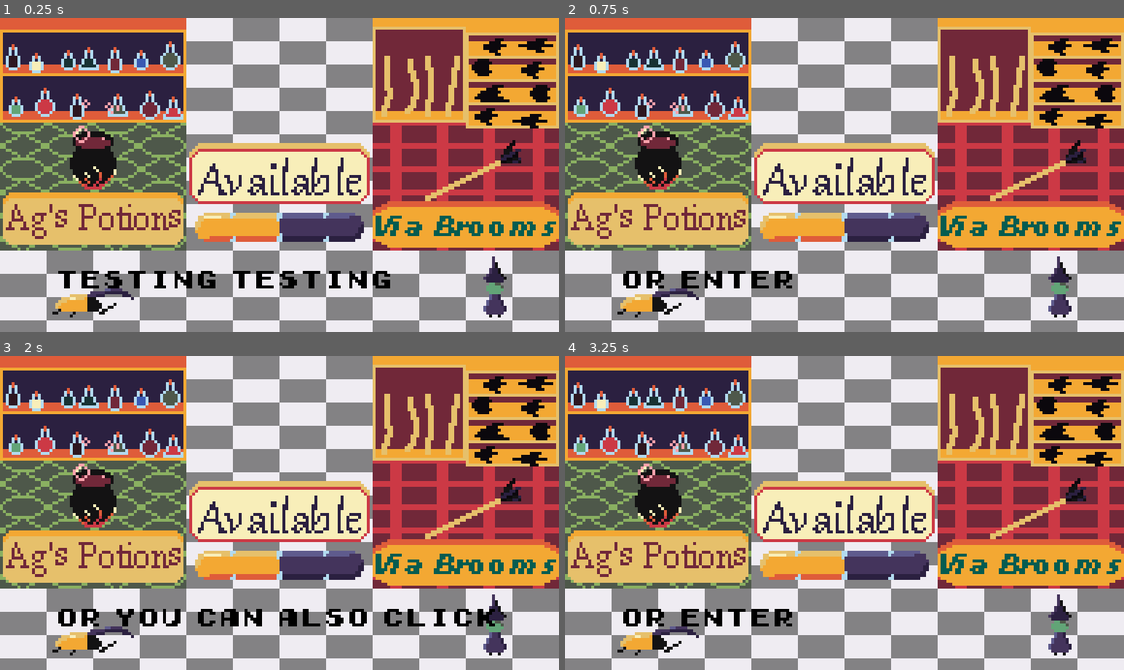
Above: before the commit, frames 1-4 (two rows, left to right).
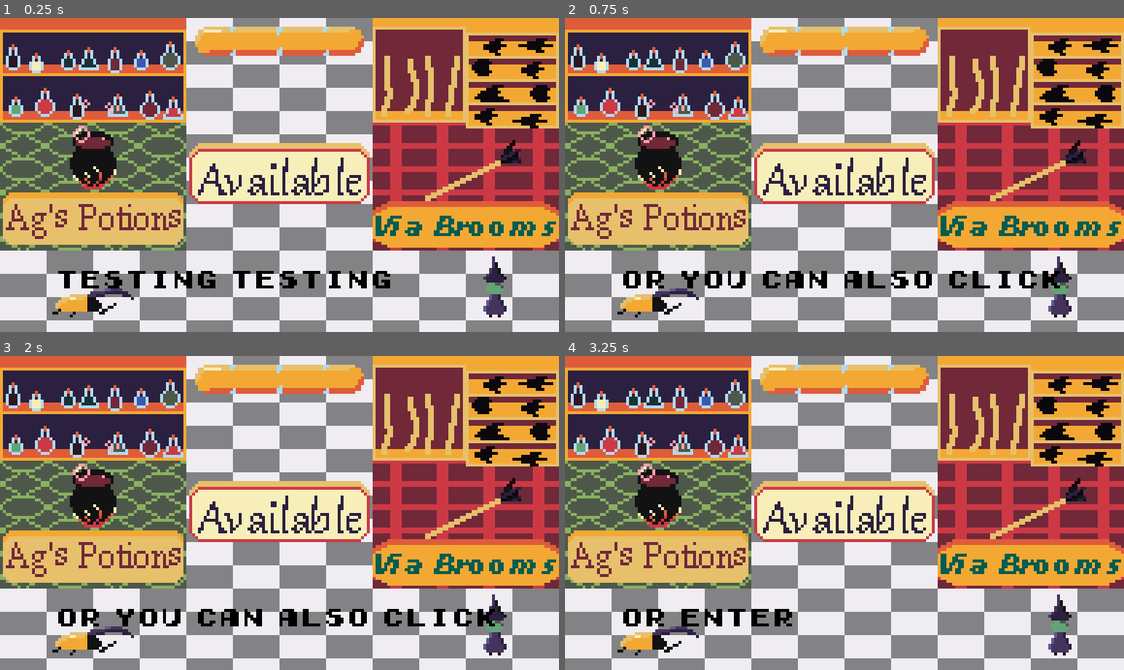
Above: after the commit, the same moments.

Repository: ololili/MusicGame
Game: Godot game, scene res://Code/Main/main.tscn
Same seed, same stepped clock (60 frames per second), same inputs: the game is played once before the commit and once after it.
Inputs:
- Up to frame 1 (0.25 s): no input
- Up to frame 2 (0.75 s): tap Enter at 0.5 s; tap Space (button) at 0.6 s
- Up to frame 3 (2 s): tap Space (button) at 1.25, 1.35 s
- Up to frame 4 (3.25 s): tap Enter at 2 s; tap Space (button) at 2.1, 2.75, 2.85 s

The runs differ from the first frame. In frame 1, 5.4% of the frame differs, in the area x 34-66%, y 2-72%; in frame 2, 7.0%, in the area x 20-89%, y 2-87%; in frame 3, 5.4%; in frame 4, 5.4%.

Commit message:
Added a lot more songs.

Diff:
--- a/src/Code/Animation/Actors/Scripts/beetle.gd
+++ b/src/Code/Animation/Actors/Scripts/beetle.gd
@@ -2,9 +2,9 @@
 
 
 @export var power: Power = null
-@export var cooldown_fraction: float = 0.5
+@export var cooldown_fraction: float = 0.25
 
-var shield: PackedScene = preload("res://Code/Animation/Actors/shield.tscn")
+var shield: PackedScene = preload("res://Code/Animation/Actors/fast_shield.tscn")
 var projectile: PackedScene = preload("res://Code/Animation/Actors/my_projectile.tscn")
 var current_shield: Node2D
 var cooldown: float = 0.0
@@ -18,14 +18,15 @@
 func _process(delta):
 	if cooldown > 0:
 		cooldown -= delta
-	else:
-		if Globals.is_fighting:
-			if Input.is_action_just_pressed("button"):
+	if Globals.is_fighting:
+		if Input.is_action_just_pressed("button"):
+			if cooldown <= 0:
 				make_shield()
-			if Input.is_action_just_released("button"):
-				attack()
-				if is_instance_valid(current_shield):
-					current_shield.queue_free()
+				cooldown = max_cooldown
+		if Input.is_action_just_released("button"):
+			# attack()
+			if is_instance_valid(current_shield):
+				current_shield.queue_free()
 
 func attack():
 	$ChargeSprite.visible = false
@@ -45,7 +46,7 @@
 	current_shield = shield.instantiate()
 	current_shield.global_position = $ShieldPosition.global_position
 	add_sibling(current_shield)
-	current_shield.start()
+	# current_shield.start()
 
 
 func play_animation():
@@ -56,4 +57,5 @@
 	max_cooldown = cooldown_fraction * Globals.max_time_to_beat
 
 func _on_globals_has_beaten():
-	play_animation()
+	set_max_cooldown()
+	# play_animation()
--- a/src/Code/Animation/Actors/Scripts/enemy_projectile.gd
+++ b/src/Code/Animation/Actors/Scripts/enemy_projectile.gd
@@ -17,10 +17,16 @@
 
 func _ready():
 	$MyAnimationPlayer.play("startup")
-	Globals.has_beaten.connect(_on_globals_has_beaten)
 	Globals.stopped_fighting.connect(_on_globals_stopped_fighting)
 	beetle = get_parent().get_node("Beetle")
 	set_velocity()
+
+	var timer = Timer.new()
+	timer.wait_time = Globals.max_time_to_beat
+	timer.timeout.connect(_on_timer_timeout)
+	timer.timeout.connect(timer.queue_free)
+	add_child(timer)
+	timer.start()
 
 func _process(delta):
 	if is_moving:
@@ -31,7 +37,7 @@
 func _on_globals_stopped_fighting():
 	queue_free()
 
-func _on_globals_has_beaten():
+func _on_timer_timeout():
 	if not is_moving:
 		is_moving = true
 	play_animation()
@@ -54,11 +60,11 @@
 
 func _on_area_entered(area):
 	if area.name == "Beetle":
-		Globals.deal_damage(-1 * power.level)
+		Globals.deal_damage(-1 * power.fraction * 5)
 		queue_free()
 	else:
 		power.change_fraction(-1 * area.power.fraction)
-		beetle.add_power(area.power.fraction)
+		# beetle.add_power(area.power.fraction)
 		if power.level == 0:
 			queue_free()
 		else:
--- /dev/null
+++ b/src/Code/Animation/Actors/Scripts/fast_shield.gd
@@ -0,0 +1,33 @@
+extends Area2D
+
+
+# The fast shield is always created at max power
+# I remains at max power shortly and then quickly degrades
+# The animation tells me when it starts to degrade
+# It should be killed by the end of the animation one beat in length
+# It should time how long it has been alive and then figure out how much longer it lives.
+
+@export var power: Power = null
+var lifetime: float = 0.0
+var is_degrading: bool = false
+var degradation: float
+
+
+func _ready():
+	power.set_fraction(1.0)
+	lifetime = 0.0
+	is_degrading = false
+	$MyAnimationPlayer.start()
+
+func _process(delta):
+	lifetime += delta
+	if is_degrading:
+		power.change_fraction(-1 * degradation * delta)
+		if power.level == 0:
+			queue_free()
+
+
+func start_degrading():
+	is_degrading = true
+	var remaining_life = Globals.max_time_to_beat - lifetime
+	degradation = 1 / remaining_life
--- a/src/Code/Animation/Actors/Scripts/witch.gd
+++ b/src/Code/Animation/Actors/Scripts/witch.gd
@@ -26,15 +26,37 @@
 			is_cooling_down = false
 		var ran = randf()
 		if attack_chance > ran:
-			attack_once()
+			attack_sequence(int(attack_chance / ran))
 			attack_chance = 0
 			is_cooling_down = true
 
-func attack_once():
+func attack_once(spawn_pos):
 	var node: Node2D = projectile.instantiate()
 
-	var spawn_pos: Vector2 = $SpawnPosition.global_position
-	spawn_pos.x += randf_range(-10, 10)
-	spawn_pos.y += randf_range(-10, 10)
+
 	node.global_position = spawn_pos
 	add_sibling(node)
+
+func attack_sequence(num_attacks: int):
+	var i = 0
+	var spawn_pos: Vector2 = $SpawnPosition.global_position
+	var direction: Vector2 = Vector2()
+
+	while i < num_attacks:
+		direction.x = randf() - 0.5
+		direction.y = randf() - 0.5
+		direction = direction.normalized()
+		spawn_pos = spawn_pos + direction * 10
+		spawn_pos.x = min(max(spawn_pos.x, 112), 160)
+		spawn_pos.y = min(max(spawn_pos.y, 83), 104)
+		var timer = Timer.new()
+		timer.wait_time = Globals.max_time_to_beat / 2 * i + 0.01
+		timer.timeout.connect(attack_once.bind(spawn_pos))
+		timer.connect("timeout", timer.queue_free)
+		add_child(timer)
+		timer.start()
+
+		i += 1
+
+	# attack num_attacks number of times
+	#
--- a/src/Code/Animation/Actors/beetle.tscn
+++ b/src/Code/Animation/Actors/beetle.tscn
@@ -331,6 +331,7 @@
 collision_mask = 16
 script = ExtResource("1_17thw")
 power = SubResource("Resource_v3rt2")
+metadata/_edit_vertical_guides_ = [24.0]
 
 [node name="BeetleSprite" type="Sprite2D" parent="."]
 texture = ExtResource("1_0lcf4")
@@ -347,7 +348,7 @@
 script = ExtResource("2_vp1p0")
 
 [node name="ShieldPosition" type="Node2D" parent="."]
-position = Vector2(26, -4)
+position = Vector2(24, -4)
 
 [node name="ChargeSprite" type="Sprite2D" parent="."]
 visible = false
--- a/src/Code/Animation/Actors/enemy_projectile.tscn
+++ b/src/Code/Animation/Actors/enemy_projectile.tscn
@@ -130,6 +130,7 @@
 }
 
 [node name="EnemyProjectile" type="Area2D"]
+z_index = 1
 collision_layer = 16
 collision_mask = 5
 script = ExtResource("1_6ewe7")
--- /dev/null
+++ b/src/Code/Animation/Actors/fast_shield.tscn
@@ -0,0 +1,82 @@
+[gd_scene load_steps=10 format=3 uid="uid://c3xnsmurybo5p"]
+
+[ext_resource type="Texture2D" uid="uid://gmqv1jn6w2dp" path="res://Assets/Sprites/Actors/FastShield.png" id="1_j6stf"]
+[ext_resource type="Script" path="res://Code/Animation/Actors/Scripts/fast_shield.gd" id="1_vd3gd"]
+[ext_resource type="Script" path="res://Code/Main/Scripts/power_script.gd" id="2_ckk54"]
+[ext_resource type="Script" path="res://Code/Animation/Scripts/my_animation_player.gd" id="2_rmn6c"]
+
+[sub_resource type="Resource" id="Resource_1d755"]
+resource_local_to_scene = true
+script = ExtResource("2_ckk54")
+
+[sub_resource type="Animation" id="Animation_435ob"]
+length = 0.001
+tracks/0/type = "value"
+tracks/0/imported = false
+tracks/0/enabled = true
+tracks/0/path = NodePath("Sprite2D:frame")
+tracks/0/interp = 1
+tracks/0/loop_wrap = true
+tracks/0/keys = {
+"times": PackedFloat32Array(0),
+"transitions": PackedFloat32Array(1),
+"update": 1,
+"values": [0]
+}
+
+[sub_resource type="Animation" id="Animation_2m3ic"]
+resource_name = "standard"
+length = 0.6
+tracks/0/type = "value"
+tracks/0/imported = false
+tracks/0/enabled = true
+tracks/0/path = NodePath("Sprite2D:frame")
+tracks/0/interp = 1
+tracks/0/loop_wrap = false
+tracks/0/keys = {
+"times": PackedFloat32Array(0, 0.15, 0.55),
+"transitions": PackedFloat32Array(1, 1, 1),
+"update": 0,
+"values": [0, 0, 4]
+}
+tracks/1/type = "method"
+tracks/1/imported = false
+tracks/1/enabled = true
+tracks/1/path = NodePath(".")
+tracks/1/interp = 1
+tracks/1/loop_wrap = true
+tracks/1/keys = {
+"times": PackedFloat32Array(0.15),
+"transitions": PackedFloat32Array(1),
+"values": [{
+"args": [],
+"method": &"start_degrading"
+}]
+}
+
+[sub_resource type="AnimationLibrary" id="AnimationLibrary_lfr5h"]
+_data = {
+"RESET": SubResource("Animation_435ob"),
+"standard": SubResource("Animation_2m3ic")
+}
+
+[sub_resource type="ConcavePolygonShape2D" id="ConcavePolygonShape2D_1om17"]
+segments = PackedVector2Array(3, 12, 3, -2, 3, -2, -1, -9, -1, -9, -8, -12, -8, -12, -18, -14, -8, -12, -2, -3, -3, -3, -3, 12)
+
+[node name="FastShield" type="Area2D"]
+script = ExtResource("1_vd3gd")
+power = SubResource("Resource_1d755")
+
+[node name="Sprite2D" type="Sprite2D" parent="."]
+texture = ExtResource("1_j6stf")
+hframes = 5
+
+[node name="MyAnimationPlayer" type="AnimationPlayer" parent="."]
+libraries = {
+"": SubResource("AnimationLibrary_lfr5h")
+}
+script = ExtResource("2_rmn6c")
+
+[node name="CollisionShape2D" type="CollisionShape2D" parent="."]
+position = Vector2(8, 4)
+shape = SubResource("ConcavePolygonShape2D_1om17")
--- a/src/Code/Main/level.tscn
+++ b/src/Code/Main/level.tscn
@@ -13,6 +13,8 @@
 script = ExtResource("5_e8xkf")
 
 [node name="Node2D" type="Node2D"]
+metadata/_edit_vertical_guides_ = [64.0]
+metadata/_edit_horizontal_guides_ = [52.0]
 
 [node name="EmptyShop" parent="." instance=ExtResource("1_ftslm")]
 position = Vector2(96, 54)
@@ -33,6 +35,5 @@
 
 [node name="HeathBar" parent="." instance=ExtResource("7_kwmnw")]
 offset_left = 64.0
-offset_top = 64.0
 offset_right = 128.0
-offset_bottom = 80.0
+offset_bottom = 16.0
--- a/src/Code/Sound/Scripts/music_player.gd
+++ b/src/Code/Sound/Scripts/music_player.gd
@@ -21,7 +21,12 @@
 # If the external call is sounded again it should kick into the next battle song.
 
 func _ready():
-	start_intro()
+	var timer = Timer.new()
+	timer.wait_time = 0.1
+	timer.timeout.connect(start_intro)
+	timer.timeout.connect(timer.queue_free)
+	add_child(timer)
+	timer.start()
 
 func _process(delta):
 
--- /dev/null
+++ b/src/Code/Sound/Songs/effervesce.tres
@@ -0,0 +1,12 @@
+[gd_resource type="Resource" script_class="Song" load_steps=3 format=3 uid="uid://bko20tej4s5vw"]
+
+[ext_resource type="AudioStream" uid="uid://clqek1traj7ow" path="res://Assets/Music/effervesce.ogg" id="1_kqa54"]
+[ext_resource type="Script" path="res://Code/Sound/Songs/Scripts/song.gd" id="2_fy5eo"]
+
+[resource]
+script = ExtResource("2_fy5eo")
+audio = ExtResource("1_kqa54")
+has_fase_two = true
+time_to_fase_two = 12.0
+has_fase_three = true
+time_to_fase_three = 42.0
--- /dev/null
+++ b/src/Code/Sound/Songs/lights_out.tres
@@ -0,0 +1,12 @@
+[gd_resource type="Resource" script_class="Song" load_steps=3 format=3 uid="uid://cc38dxv1slkyq"]
+
+[ext_resource type="AudioStream" uid="uid://8ood6p5asirh" path="res://Assets/Music/lights-out.ogg" id="1_0xlmq"]
+[ext_resource type="Script" path="res://Code/Sound/Songs/Scripts/song.gd" id="1_416au"]
+
+[resource]
+script = ExtResource("1_416au")
+audio = ExtResource("1_0xlmq")
+has_fase_two = true
+time_to_fase_two = 12.0
+has_fase_three = true
+time_to_fase_three = 60.0
--- /dev/null
+++ b/src/Code/Sound/Songs/melody_meadow.tres
@@ -0,0 +1,12 @@
+[gd_resource type="Resource" script_class="Song" load_steps=3 format=3 uid="uid://ta661xicemve"]
+
+[ext_resource type="AudioStream" uid="uid://csd1tqv5wttxo" path="res://Assets/Music/melody-meadow_2.ogg" id="1_jhor2"]
+[ext_resource type="Script" path="res://Code/Sound/Songs/Scripts/song.gd" id="1_m427g"]
+
+[resource]
+script = ExtResource("1_m427g")
+audio = ExtResource("1_jhor2")
+has_fase_two = true
+time_to_fase_two = 5.0
+has_fase_three = true
+time_to_fase_three = 34.0
--- a/src/Code/Sound/Songs/mountain-trials.tres
+++ b/src/Code/Sound/Songs/mountain-trials.tres
@@ -6,7 +6,7 @@
 [resource]
 script = ExtResource("1_2vqgq")
 audio = ExtResource("1_37u2d")
-has_fase_two = false
-time_to_fase_two = 0.0
+has_fase_two = true
+time_to_fase_two = 12.0
 has_fase_three = false
 time_to_fase_three = 0.0
--- a/src/Code/Sound/Songs/sky-man.tres
+++ b/src/Code/Sound/Songs/sky-man.tres
@@ -6,7 +6,7 @@
 [resource]
 script = ExtResource("1_gflq6")
 audio = ExtResource("1_moene")
-has_fase_two = false
-time_to_fase_two = 0.0
-has_fase_three = false
-time_to_fase_three = 0.0
+has_fase_two = true
+time_to_fase_two = 21.0
+has_fase_three = true
+time_to_fase_three = 43.0
--- /dev/null
+++ b/src/Code/Sound/Songs/so_long_syndrome.tres
@@ -0,0 +1,12 @@
+[gd_resource type="Resource" script_class="Song" load_steps=3 format=3 uid="uid://qvmpy0gk0tyx"]
+
+[ext_resource type="Script" path="res://Code/Sound/Songs/Scripts/song.gd" id="1_fwew0"]
+[ext_resource type="AudioStream" uid="uid://cs32hl5wly8ck" path="res://Assets/Music/so-long-syndrome.ogg" id="1_hlljt"]
+
+[resource]
+script = ExtResource("1_fwew0")
+audio = ExtResource("1_hlljt")
+has_fase_two = true
+time_to_fase_two = 15.0
+has_fase_three = true
+time_to_fase_three = 30.0
--- /dev/null
+++ b/src/Code/Sound/Songs/sparkle_stars.tres
@@ -0,0 +1,12 @@
+[gd_resource type="Resource" script_class="Song" load_steps=3 format=3 uid="uid://c7df8c2qd3ar1"]
+
+[ext_resource type="AudioStream" uid="uid://ce2gf886v0uge" path="res://Assets/Music/sparkle-stars.ogg" id="1_hn34j"]
+[ext_resource type="Script" path="res://Code/Sound/Songs/Scripts/song.gd" id="1_o3veq"]
+
+[resource]
+script = ExtResource("1_o3veq")
+audio = ExtResource("1_hn34j")
+has_fase_two = true
+time_to_fase_two = 14.0
+has_fase_three = true
+time_to_fase_three = 35.0
--- a/src/Code/UI/heath_bar.tscn
+++ b/src/Code/UI/heath_bar.tscn
@@ -6,7 +6,7 @@
 [ext_resource type="Script" path="res://Code/UI/Scripts/heath_bar.gd" id="4_b3enn"]
 
 [node name="HeathBar" type="TextureProgressBar"]
-value = 50.0
+value = 100.0
 texture_under = ExtResource("1_fe1ua")
 texture_over = ExtResource("2_wb407")
 texture_progress = ExtResource("3_t3ngw")
Binary file added: src/Assets/Sprites/Actors/FastShield.png
Not shown, added: src/Assets/Sprites/Actors/FastShield.png.import
